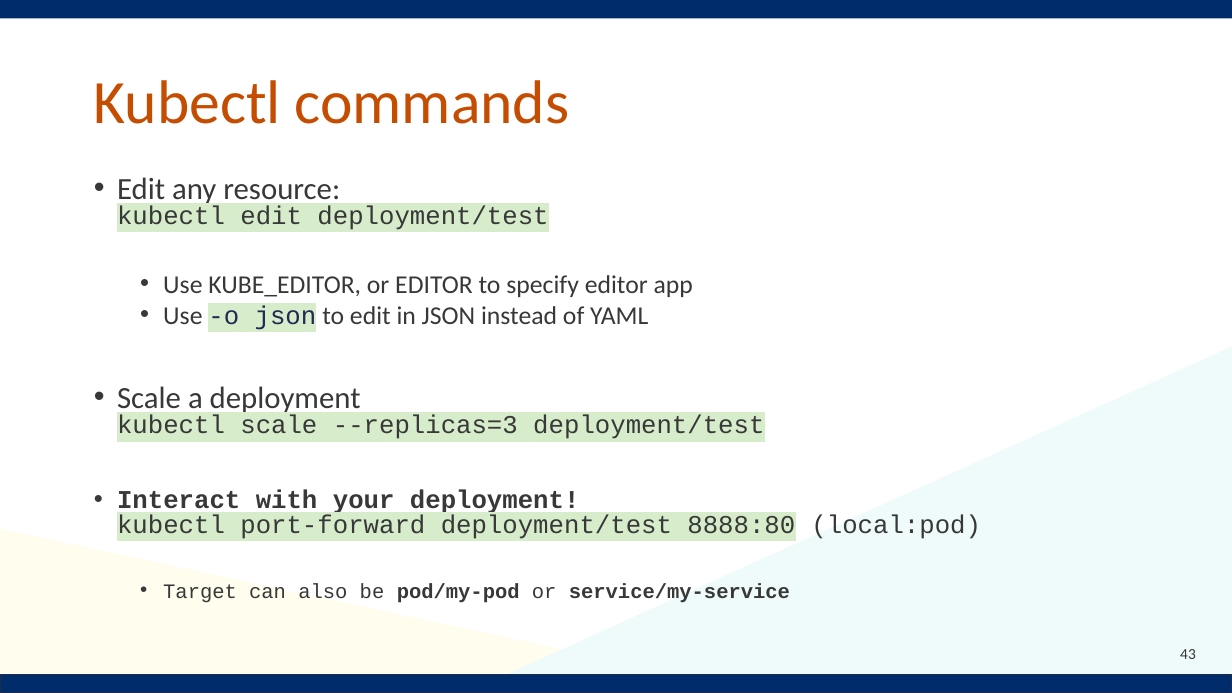
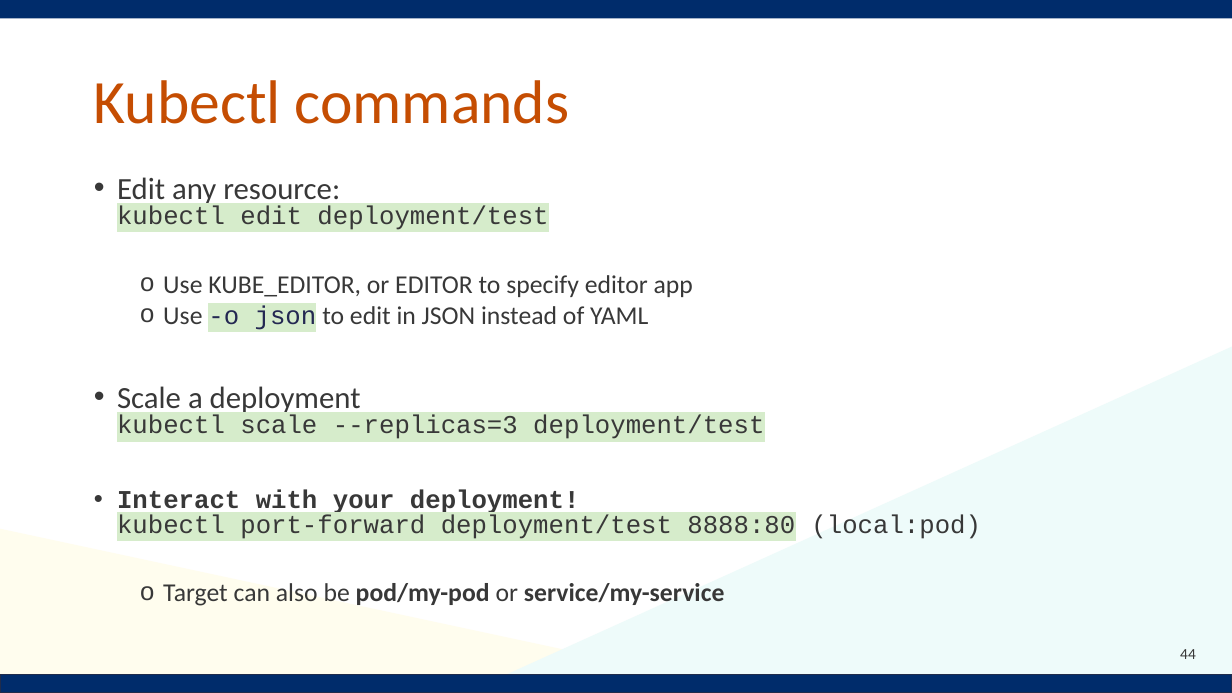
Before and after one commit to Notalib/workshop-kubernetes, a slide deck: slide 44 of Kubernetes_workshop.pptx (slide 43 before the commit). Drawn at 1232x693 pixels with LibreOffice and Linux fonts; fonts in the diff are those of the drawing; background and template pictures are left out. Boxes give left, top, right and bottom in pixels: in the first picture for what was removed or moved away, otherwise in the second. Text is boxed around its words. In the diff, an @@ line names an element or a change of style, - is before the commit and + after.

```diff
--- a/Kubernetes_workshop.pptx
+++ b/Kubernetes_workshop.pptx
@@ text at bbox=[163, 275, 725, 606]: size 16 to 20 pt, font Courier New to Calibri in "Target can also be pod/my-pod or service/my-service"; bullet • to o @@
@@ page number at bbox=[1180, 649, 1196, 659]: text changed @@
-43
+44
```
Also in this commit, not shown: 11 other slides changed, 1 slide added.
